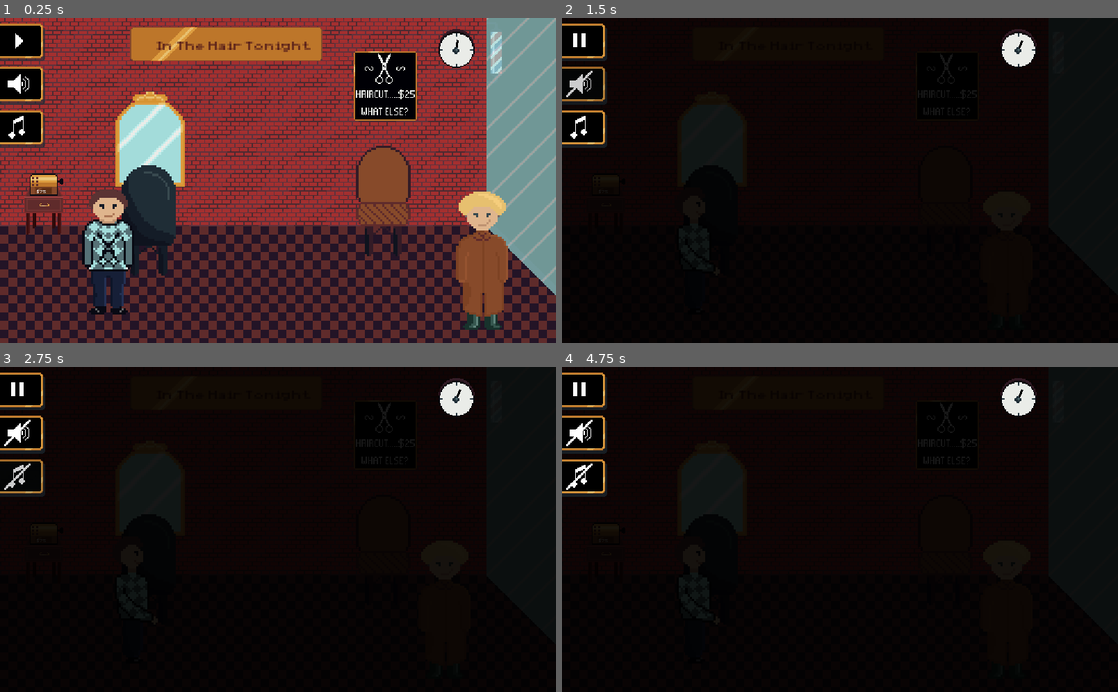
Above: before the commit, frames 1-4 (two rows, left to right).
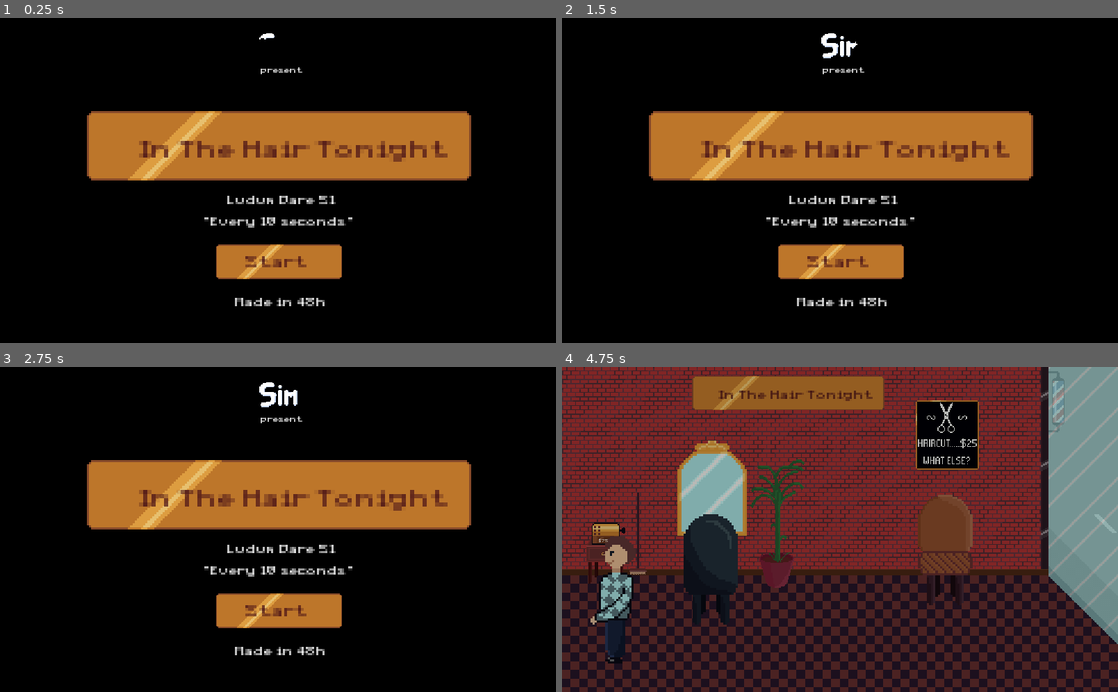
Above: after the commit, the same moments.

Repository: sdelay01/ld51
Game: Godot game, scene res://scenes/Game.tscn
Same seed, same stepped clock (60 frames per second), same inputs: the game is played once before the commit and once after it.
Inputs (mouse positions are in pixels of both pictures, inside the frame that each line leads up to):
- Up to frame 1 (0.25 s): no input
- Up to frame 2 (1.5 s): tap Enter at 0.5 s; move the mouse to (584, 40) at 0.52 s; hold Right (ui_right) 0.53-1.28 s; click (584, 40) at 0.67 s; tap Space at 1.25 s; move the mouse to (584, 83) at 1.27 s; hold Left (ui_left) from 1.28 s (still down); click (584, 83) at 1.42 s
- Up to frame 3 (2.75 s): tap Enter at 2 s; move the mouse to (22, 477) at 2.02 s; release Left (ui_left) at 2.03 s; hold Right (ui_right) from 2.03 s (still down); click (22, 477) at 2.17 s
- Up to frame 4 (4.75 s): tap Space at 2.75 s; move the mouse to (812, 594) at 2.77 s; click (812, 594) at 2.92 s; move the mouse to (1006, 578) at 3.52 s; release Right (ui_right) at 3.53 s; hold Left (ui_left) from 3.53 s (still down); move the mouse to (673, 480) at 4.27 s

The runs differ from the first frame. In frame 1, 95% of the frame differs, in the area x 0-100%, y 0-100%; in frame 2, 20%; in frame 3, 20%; in frame 4, 96%.

Commit message:
Final commit. End of project

Diff:
--- a/scenes/Blocs/Clippers.gd
+++ b/scenes/Blocs/Clippers.gd
@@ -11,10 +11,9 @@
 
 func init(level):
 	var plural = ""
-	var letter = level * 2 - 1
-	if letter > 1: plural = "s"
+	if level > 1: plural = "s"
 	price = prices[level]
-	$Node2D/Help.text = "-" + str(letter) + "  letter" + plural
+	$Node2D/Help.text = "-" + str(level) + "  letter" + plural
 	$Price.text = "$" + str(price)
 
 func _on_Area2D_input_event(viewport, event, shape_idx):
--- a/scenes/Customer.gd
+++ b/scenes/Customer.gd
@@ -15,7 +15,7 @@
 const alphabet = "AZERTYUIOPMLKJHGFDSQWXCVBN"
 var salon
 var toward
-var lineY = 160
+var lineY = 140
 var towardAction
 var nextAction
 var waiting = 0
@@ -23,6 +23,7 @@
 var blocked = false
 
 var hairIndex
+var headIndex
 var availableIndex = null
 
 func _ready():
@@ -35,17 +36,17 @@
 	$HairBack.play(str(hairIndex))
 	$HairBack.hide()
 	rng.randomize()
-	$Head.play(str(rng.randi_range(1, 5)))
+	headIndex = rng.randi_range(1, 5)
+	$Head.play(str(headIndex))
 	rng.randomize()
 	$BodyBottom.play(str(rng.randi_range(1, 5)))
 	rng.randomize()
 	$BodyTop.play(str(rng.randi_range(1, 5)))
 
-	setString()
-
 func init(_salon, _actions_needed):
 	salon = _salon
 	actions_needed = _actions_needed
+	setString()
 	find_target()
 	isReady = true
 
@@ -57,7 +58,6 @@
 		var strIndex = rng.randi_range(0, 25)
 		string += alphabet[strIndex]
 	actions = string
-	actions = "AZERT" # todo REMOVE THIS
 
 func find_target():
 	var res = salon.whats_my_target(self)
@@ -118,6 +118,9 @@
 	if action == "walks_out":
 		$HairFront.hide()
 
+	if action == "angry": $Head.play(str(headIndex) + "_angry")
+	else: $Head.play(str(headIndex))
+
 	if action == "walks_in":
 		position.y = lineY
 		position.x -= delta * speed
--- a/scenes/Decor/Background.tscn
+++ b/scenes/Decor/Background.tscn
@@ -117,6 +117,118 @@
 7/shape_one_way_margin = 0.0
 7/shapes = [  ]
 7/z_index = 0
+8/name = "ld51.png 8"
+8/texture = ExtResource( 2 )
+8/tex_offset = Vector2( 0, 0 )
+8/modulate = Color( 1, 1, 1, 1 )
+8/region = Rect2( 448, 128, 64, 64 )
+8/tile_mode = 0
+8/occluder_offset = Vector2( 0, 0 )
+8/navigation_offset = Vector2( 0, 0 )
+8/shape_offset = Vector2( 0, 0 )
+8/shape_transform = Transform2D( 1, 0, 0, 1, 0, 0 )
+8/shape_one_way = false
+8/shape_one_way_margin = 0.0
+8/shapes = [  ]
+8/z_index = 0
+9/name = "ld51.png 9"
+9/texture = ExtResource( 2 )
+9/tex_offset = Vector2( 0, 0 )
+9/modulate = Color( 1, 1, 1, 1 )
+9/region = Rect2( 448, 256, 64, 64 )
+9/tile_mode = 0
+9/occluder_offset = Vector2( 0, 0 )
+9/navigation_offset = Vector2( 0, 0 )
+9/shape_offset = Vector2( 0, 0 )
+9/shape_transform = Transform2D( 1, 0, 0, 1, 0, 0 )
+9/shape_one_way = false
+9/shape_one_way_margin = 0.0
+9/shapes = [  ]
+9/z_index = 0
+
+[sub_resource type="AtlasTexture" id=2]
+atlas = ExtResource( 2 )
+region = Rect2( 0, 384, 32, 64 )
+
+[sub_resource type="AtlasTexture" id=3]
+atlas = ExtResource( 2 )
+region = Rect2( 32, 384, 32, 64 )
+
+[sub_resource type="AtlasTexture" id=4]
+atlas = ExtResource( 2 )
+region = Rect2( 64, 384, 32, 64 )
+
+[sub_resource type="AtlasTexture" id=5]
+atlas = ExtResource( 2 )
+region = Rect2( 96, 384, 32, 64 )
+
+[sub_resource type="AtlasTexture" id=6]
+atlas = ExtResource( 2 )
+region = Rect2( 128, 384, 32, 64 )
+
+[sub_resource type="AtlasTexture" id=7]
+atlas = ExtResource( 2 )
+region = Rect2( 160, 384, 32, 64 )
+
+[sub_resource type="AtlasTexture" id=8]
+atlas = ExtResource( 2 )
+region = Rect2( 192, 384, 32, 64 )
+
+[sub_resource type="AtlasTexture" id=9]
+atlas = ExtResource( 2 )
+region = Rect2( 224, 384, 32, 64 )
+
+[sub_resource type="AtlasTexture" id=10]
+atlas = ExtResource( 2 )
+region = Rect2( 256, 384, 32, 64 )
+
+[sub_resource type="AtlasTexture" id=11]
+atlas = ExtResource( 2 )
+region = Rect2( 288, 384, 32, 64 )
+
+[sub_resource type="AtlasTexture" id=12]
+atlas = ExtResource( 2 )
+region = Rect2( 0, 448, 32, 64 )
+
+[sub_resource type="AtlasTexture" id=13]
+atlas = ExtResource( 2 )
+region = Rect2( 32, 448, 32, 64 )
+
+[sub_resource type="AtlasTexture" id=14]
+atlas = ExtResource( 2 )
+region = Rect2( 64, 448, 32, 64 )
+
+[sub_resource type="AtlasTexture" id=15]
+atlas = ExtResource( 2 )
+region = Rect2( 96, 448, 32, 64 )
+
+[sub_resource type="AtlasTexture" id=16]
+atlas = ExtResource( 2 )
+region = Rect2( 128, 448, 32, 64 )
+
+[sub_resource type="AtlasTexture" id=17]
+atlas = ExtResource( 2 )
+region = Rect2( 160, 448, 32, 64 )
+
+[sub_resource type="AtlasTexture" id=18]
+atlas = ExtResource( 2 )
+region = Rect2( 192, 448, 32, 64 )
+
+[sub_resource type="AtlasTexture" id=19]
+atlas = ExtResource( 2 )
+region = Rect2( 224, 448, 32, 64 )
+
+[sub_resource type="AtlasTexture" id=20]
+atlas = ExtResource( 2 )
+region = Rect2( 256, 448, 32, 64 )
+
+[sub_resource type="SpriteFrames" id=22]
+animations = [ {
+"frames": [ SubResource( 2 ), SubResource( 3 ), SubResource( 4 ), SubResource( 5 ), SubResource( 6 ), SubResource( 7 ), SubResource( 8 ), SubResource( 9 ), SubResource( 10 ), SubResource( 11 ), SubResource( 12 ), SubResource( 13 ), SubResource( 14 ), SubResource( 15 ), SubResource( 16 ), SubResource( 17 ), SubResource( 18 ), SubResource( 19 ), SubResource( 20 ) ],
+"loop": true,
+"name": "default",
+"speed": 5.0
+} ]
 
 [node name="Background" type="Node2D"]
 script = ExtResource( 3 )
@@ -124,7 +236,43 @@
 [node name="BG" type="TileMap" parent="."]
 tile_set = SubResource( 1 )
 format = 1
-tile_data = PoolIntArray( 0, 0, 0, 1, 0, 0, 2, 0, 0, 3, 0, 0, 4, 0, 0, 5, 0, 0, 6, 0, 0, 7, 5, 0, 65536, 0, 0, 65537, 0, 0, 65538, 0, 0, 65539, 0, 0, 65540, 0, 0, 65541, 0, 0, 65542, 0, 0, 131072, 0, 0, 131073, 0, 0, 131074, 0, 0, 131075, 0, 0, 131076, 0, 0, 131077, 0, 0, 131078, 0, 0, 196608, 1, 0, 196609, 1, 0, 196610, …(189 unchanged characters)…
+tile_data = PoolIntArray( 0, 0, 0, 1, 0, 0, 2, 0, 0, 3, 0, 0, 4, 0, 0, 5, 0, 0, 6, 0, 0, 7, 8, 0, 65536, 0, 0, 65537, 0, 0, 65538, 0, 0, 65539, 0, 0, 65540, 0, 0, 65541, 0, 0, 65542, 0, 0, 65543, 8, 0, 131072, 0, 0, 131073, 0, 0, 131074, 0, 0, 131075, 0, 0, 131076, 0, 0, 131077, 0, 0, 131078, 0, 0, 131079, 7, 0, 196608, 1, 0, 196609, 1, 0, 196610, …(189 unchanged characters)…
+
+[node name="Sprite" type="Sprite" parent="."]
+position = Vector2( 384, 0 )
+texture = ExtResource( 2 )
+centered = false
+region_enabled = true
+region_rect = Rect2( 448, 256, 64, 64 )
+
+[node name="Sprite2" type="Sprite" parent="."]
+position = Vector2( 384, 64 )
+texture = ExtResource( 2 )
+centered = false
+region_enabled = true
+region_rect = Rect2( 448, 256, 64, 64 )
+
+[node name="Sprite3" type="Sprite" parent="."]
+position = Vector2( 384, 127 )
+texture = ExtResource( 2 )
+centered = false
+region_enabled = true
+region_rect = Rect2( 448, 256, 64, 64 )
+
+[node name="Plinthe" type="Sprite" parent="."]
+position = Vector2( 0, 128 )
+scale = Vector2( 7, 1 )
+texture = ExtResource( 2 )
+centered = false
+region_enabled = true
+region_rect = Rect2( 448, 320, 64, 64 )
+
+[node name="Pole" type="AnimatedSprite" parent="."]
+position = Vector2( 448, 0 )
+frames = SubResource( 22 )
+frame = 7
+playing = true
+centered = false
 
 [node name="Vitre" type="TileMap" parent="."]
 modulate = Color( 1, 1, 1, 0.686275 )
@@ -146,3 +294,17 @@
 texture = ExtResource( 2 )
 region_enabled = true
 region_rect = Rect2( 64, 64, 64, 64 )
+
+[node name="Plante" type="Sprite" parent="."]
+position = Vector2( 166, 76 )
+texture = ExtResource( 2 )
+centered = false
+region_enabled = true
+region_rect = Rect2( 320, 320, 64, 128 )
+
+[node name="Sprite4" type="Sprite" parent="."]
+position = Vector2( 39, 83 )
+texture = ExtResource( 2 )
+centered = false
+region_enabled = true
+region_rect = Rect2( 384, 320, 64, 128 )
--- a/scenes/Game.gd
+++ b/scenes/Game.gd
@@ -7,8 +7,8 @@
 var salon
 
 func _ready():
-	#display_menu()
-	on_game_start()
+	display_menu() # todo
+	#on_game_start()
 
 func display_menu():
 	menu = Menu.instance()
--- /dev/null
+++ b/scenes/Jingle.tscn
@@ -0,0 +1,186 @@
+[gd_scene load_steps=46 format=2]
+
+[ext_resource path="res://assets/jingle.png" type="Texture" id=5]
+
+[sub_resource type="AtlasTexture" id=1]
+atlas = ExtResource( 5 )
+region = Rect2( 0, 0, 64, 32 )
+
+[sub_resource type="AtlasTexture" id=2]
+atlas = ExtResource( 5 )
+region = Rect2( 0, 32, 64, 32 )
+
+[sub_resource type="AtlasTexture" id=3]
+atlas = ExtResource( 5 )
+region = Rect2( 0, 64, 64, 32 )
+
+[sub_resource type="AtlasTexture" id=4]
+atlas = ExtResource( 5 )
+region = Rect2( 0, 96, 64, 32 )
+
+[sub_resource type="AtlasTexture" id=5]
+atlas = ExtResource( 5 )
+region = Rect2( 0, 128, 64, 32 )
+
+[sub_resource type="AtlasTexture" id=6]
+atlas = ExtResource( 5 )
+region = Rect2( 0, 160, 64, 32 )
+
+[sub_resource type="AtlasTexture" id=7]
+atlas = ExtResource( 5 )
+region = Rect2( 0, 192, 64, 32 )
+
+[sub_resource type="AtlasTexture" id=8]
+atlas = ExtResource( 5 )
+region = Rect2( 0, 224, 64, 32 )
+
+[sub_resource type="AtlasTexture" id=9]
+atlas = ExtResource( 5 )
+region = Rect2( 0, 256, 64, 32 )
+
+[sub_resource type="AtlasTexture" id=10]
+atlas = ExtResource( 5 )
+region = Rect2( 0, 288, 64, 32 )
+
+[sub_resource type="AtlasTexture" id=11]
+atlas = ExtResource( 5 )
+region = Rect2( 0, 320, 64, 32 )
+
+[sub_resource type="AtlasTexture" id=12]
+atlas = ExtResource( 5 )
+region = Rect2( 0, 352, 64, 32 )
+
+[sub_resource type="AtlasTexture" id=13]
+atlas = ExtResource( 5 )
+region = Rect2( 0, 384, 64, 32 )
+
+[sub_resource type="AtlasTexture" id=14]
+atlas = ExtResource( 5 )
+region = Rect2( 0, 416, 64, 32 )
+
+[sub_resource type="AtlasTexture" id=15]
+atlas = ExtResource( 5 )
+region = Rect2( 0, 448, 64, 32 )
+
+[sub_resource type="AtlasTexture" id=16]
+atlas = ExtResource( 5 )
+region = Rect2( 0, 480, 64, 32 )
+
+[sub_resource type="AtlasTexture" id=17]
+atlas = ExtResource( 5 )
+region = Rect2( 0, 512, 64, 32 )
+
+[sub_resource type="AtlasTexture" id=18]
+atlas = ExtResource( 5 )
+region = Rect2( 0, 544, 64, 32 )
+
+[sub_resource type="AtlasTexture" id=19]
+atlas = ExtResource( 5 )
+region = Rect2( 0, 576, 64, 32 )
+
+[sub_resource type="AtlasTexture" id=20]
+atlas = ExtResource( 5 )
+region = Rect2( 0, 608, 64, 32 )
+
+[sub_resource type="AtlasTexture" id=21]
+atlas = ExtResource( 5 )
+region = Rect2( 0, 640, 64, 32 )
+
+[sub_resource type="AtlasTexture" id=22]
+atlas = ExtResource( 5 )
+region = Rect2( 0, 672, 64, 32 )
+
+[sub_resource type="AtlasTexture" id=23]
+atlas = ExtResource( 5 )
+region = Rect2( 0, 704, 64, 32 )
+
+[sub_resource type="AtlasTexture" id=24]
+atlas = ExtResource( 5 )
+region = Rect2( 0, 736, 64, 32 )
+
+[sub_resource type="AtlasTexture" id=25]
+atlas = ExtResource( 5 )
+region = Rect2( 0, 768, 64, 32 )
+
+[sub_resource type="AtlasTexture" id=26]
+atlas = ExtResource( 5 )
+region = Rect2( 0, 800, 64, 32 )
+
+[sub_resource type="AtlasTexture" id=27]
+atlas = ExtResource( 5 )
+region = Rect2( 0, 832, 64, 32 )
+
+[sub_resource type="AtlasTexture" id=28]
+atlas = ExtResource( 5 )
+region = Rect2( 0, 864, 64, 32 )
+
+[sub_resource type="AtlasTexture" id=29]
+atlas = ExtResource( 5 )
+region = Rect2( 0, 896, 64, 32 )
+
+[sub_resource type="AtlasTexture" id=30]
+atlas = ExtResource( 5 )
+region = Rect2( 0, 928, 64, 32 )
+
+[sub_resource type="AtlasTexture" id=31]
+atlas = ExtResource( 5 )
+region = Rect2( 0, 960, 64, 32 )
+
+[sub_resource type="AtlasTexture" id=32]
+atlas = ExtResource( 5 )
+region = Rect2( 0, 992, 64, 32 )
+
+[sub_resource type="AtlasTexture" id=33]
+atlas = ExtResource( 5 )
+region = Rect2( 0, 1024, 64, 32 )
+
+[sub_resource type="AtlasTexture" id=34]
+atlas = ExtResource( 5 )
+region = Rect2( 0, 1056, 64, 32 )
+
+[sub_resource type="AtlasTexture" id=35]
+atlas = ExtResource( 5 )
+region = Rect2( 0, 1088, 64, 32 )
+
+[sub_resource type="AtlasTexture" id=36]
+atlas = ExtResource( 5 )
+region = Rect2( 0, 1120, 64, 32 )
+
+[sub_resource type="AtlasTexture" id=37]
+atlas = ExtResource( 5 )
+region = Rect2( 0, 1152, 64, 32 )
+
+[sub_resource type="AtlasTexture" id=38]
+atlas = ExtResource( 5 )
+region = Rect2( 0, 1184, 64, 32 )
+
+[sub_resource type="AtlasTexture" id=39]
+atlas = ExtResource( 5 )
+region = Rect2( 0, 1216, 64, 32 )
+
+[sub_resource type="AtlasTexture" id=40]
+atlas = ExtResource( 5 )
+region = Rect2( 0, 1248, 64, 32 )
+
+[sub_resource type="AtlasTexture" id=41]
+atlas = ExtResource( 5 )
+region = Rect2( 0, 1280, 64, 32 )
+
+[sub_resource type="AtlasTexture" id=42]
+atlas = ExtResource( 5 )
+region = Rect2( 0, 1312, 64, 32 )
+
+[sub_resource type="AtlasTexture" id=43]
+atlas = ExtResource( 5 )
+region = Rect2( 0, 1344, 64, 32 )
+
+[sub_resource type="SpriteFrames" id=44]
+animations = [ {
+"frames": [ SubResource( 1 ), SubResource( 2 ), SubResource( 3 ), SubResource( 4 ), SubResource( 5 ), SubResource( 6 ), SubResource( 7 ), SubResource( 8 ), SubResource( 9 ), SubResource( 10 ), SubResource( 11 ), SubResource( 12 ), SubResource( 13 ), SubResource( 14 ), SubResource( 15 ), SubResource( 16 ), SubResource( 17 ), SubResource( 18 ), SubResource( 19 ), SubResource( 20 ), SubResource( 21 ), SubResource( 22 ), SubResource( 23 ), SubResource( 24 ), SubResource( 25 ), SubResource( 26 ), SubResource( 27 ), SubResource( 28 ), SubResource( 29 ), SubResource( 30 ), SubResource( 31 ), SubResource( 32 ), SubResource( 33 ), SubResource( 34 ), SubResource( 35 ), SubResource( 36 ), SubResource( 37 ), SubResource( 38 ), SubResource( 39 ), SubResource( 40 ), SubResource( 41 ), SubResource( 42 ), SubResource( 43 ) ],
+"loop": false,
+"name": "default",
+"speed": 24.0
+} ]
+
+[node name="Jingle" type="AnimatedSprite"]
+frames = SubResource( 44 )
--- a/scenes/Menu.gd
+++ b/scenes/Menu.gd
@@ -7,7 +7,7 @@
 var cannotClick = false
 
 func _ready():
-	pass
+	$Jingle.play()
 
 func _on_start_input_event(_viewport, event, _shape_idx):
 	if cannotClick: return
--- a/scenes/Menu.tscn
+++ b/scenes/Menu.tscn
@@ -1,15 +1,26 @@
-[gd_scene load_steps=6 format=2]
+[gd_scene load_steps=7 format=2]
 
 [ext_resource path="res://scenes/Menu.gd" type="Script" id=1]
 [ext_resource path="res://scenes/Title.tscn" type="PackedScene" id=2]
 [ext_resource path="res://scenes/Label.tscn" type="PackedScene" id=3]
 [ext_resource path="res://assets/ld51.png" type="Texture" id=4]
+[ext_resource path="res://scenes/Jingle.tscn" type="PackedScene" id=5]
 
 [sub_resource type="RectangleShape2D" id=1]
 extents = Vector2( 58, 16 )
 
 [node name="Menu" type="Node2D"]
 script = ExtResource( 1 )
+
+[node name="Jingle" parent="." instance=ExtResource( 5 )]
+position = Vector2( 258, 27 )
+
+[node name="Present" parent="." instance=ExtResource( 3 )]
+margin_left = 240.0
+margin_top = 43.0
+margin_right = 282.0
+margin_bottom = 66.0
+text = "present"
 
 [node name="Title" parent="." instance=ExtResource( 2 )]
 position = Vector2( 256, 118 )
@@ -51,7 +62,7 @@
 \"Every 10 seconds\""
 
 [node name="GameBy" type="Node2D" parent="."]
-position = Vector2( 163, 172 )
+position = Vector2( 218, 172 )
 scale = Vector2( 1.5, 1.5 )
 
 [node name="Label" parent="GameBy" instance=ExtResource( 3 )]
@@ -59,7 +70,7 @@
 margin_top = 54.6667
 margin_right = 112.333
 margin_bottom = 77.6667
-text = "A Game by sdelay made in 48h"
+text = "Made in 48h"
 
 [connection signal="input_event" from="Sprite/Area2D" to="." method="_on_start_input_event"]
 [connection signal="mouse_entered" from="Sprite/Area2D" to="." method="_on_start_mouse_entered"]
--- a/scenes/Salon.gd
+++ b/scenes/Salon.gd
@@ -49,14 +49,14 @@
 
 var tempObjects = []
 
-var finalObjective = 200
+var finalObjective = 250
 var objectives = [
 	"first_haircut",
 	"earn_150",
 	"buy_thing",
 	"earn_"+str(finalObjective)
 ]
-var objective = "nope" #objectives[0] # TODO ne pas oublier ça
+var objective = objectives[0]
 
 func _ready():
 	mutex = Mutex.new()
@@ -72,6 +72,9 @@
 	availability = [1, 1]
 	objects = [chair1, seat1]
 
+	customersNode = Node2D.new()
+	add_child(customersNode)
+
 	eugene = Eugene.instance()
 	add_child(eugene)
 	eugene.position = Vector2(100, 210)
@@ -81,8 +84,7 @@
 	money.setAmount(moneyAmount)
 	add_child(money)
 
-	customersNode = Node2D.new()
-	add_child(customersNode)
+
 
 	overlay = Overlay.instance()
 	add_child(overlay)
@@ -95,10 +97,10 @@
 	furnitureSellNode2D = Node2D.new()
 	add_child(furnitureSellNode2D)
 
-	#open_overlay()
+	open_overlay()
 	#on_ready_to_start()
-	prepareBuyingArea()
-	tuto_completed()
+	#prepareBuyingArea()
+	#tuto_completed()
 
 func whats_my_target(_customer):
 	var index = 0
@@ -242,12 +244,12 @@
 	customers.push_back(c)
 	customersNode.add_child(c)
 	if clippersLevel == 0:
-		c.init(self, 5)
+		c.init(self, 11)
 	else:
-		c.init(self, 5 - (2 * clippersLevel - 1))
+		c.init(self, 11 - (clippersLevel))
 
 func on_play_note(number):
-	if soundOn: get_node("Sounds/Ting" + str(number % 9 + 1)).play()
+	if soundOn: get_node("Sounds/Ting" + str(number % 8 + 1)).play()
 
 func on_cut_done(_posX, _customer):
 	availability[_customer.availableIndex] = 1
Binary file added: assets/icon.aseprite
Binary file added: assets/icon.png
Not shown, added: assets/icon.png.import
Binary file added: assets/jingle.png
Not shown, added: assets/jingle.png.import
Binary file changed: assets/ld51.aseprite
Binary file changed: assets/ld51.png
Binary file changed: assets/personas.aseprite
Binary file changed: assets/personas.png
Not shown, added: export_presets.cfg
Binary file added: ext/brick.png
Not shown, added: ext/brick.png.import
(and 12 more such lines)
